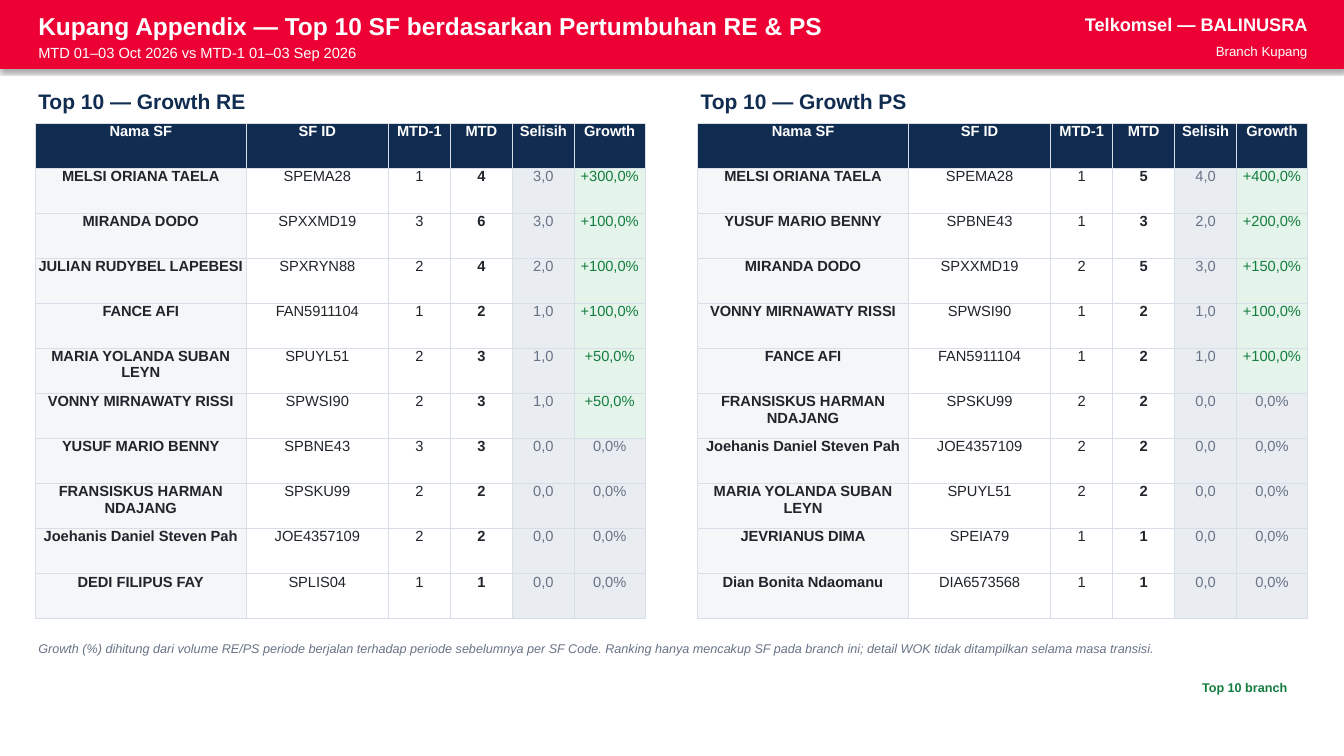
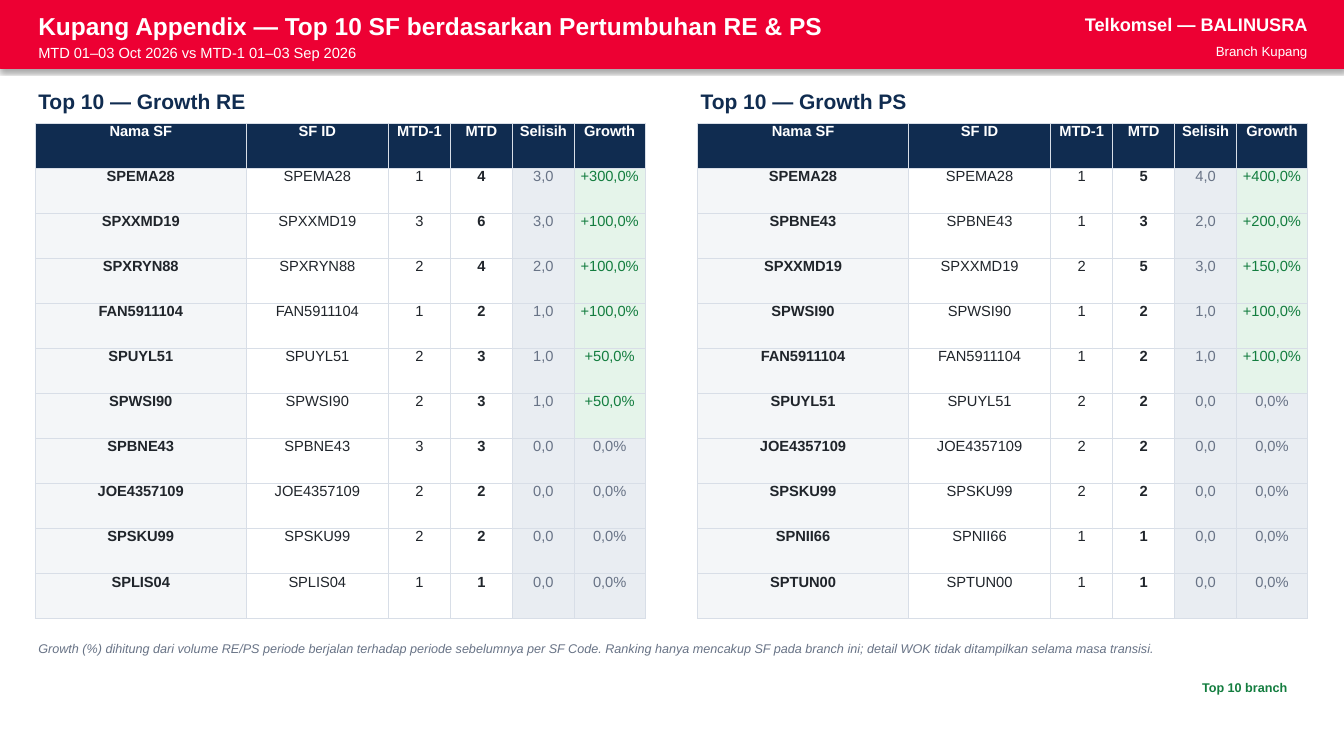
Before and after one commit to linktreehhbalnus-eng/wow_balnus, a slide deck: slide 9 of beta_12wok/reports/BRANCH_KUPANG_PERFORMANCE_SUMMARY_20261003_INARA.pptx. Drawn at 1344x756 pixels with LibreOffice and Linux fonts; fonts in the diff are those of the drawing. Boxes give left, top, right and bottom in pixels: in the first picture for what was removed or moved away, otherwise in the second. Text is boxed around its words. In the diff, an @@ line names an element or a change of style, - is before the commit and + after.

```diff
--- a/beta_12wok/reports/BRANCH_KUPANG_PERFORMANCE_SUMMARY_20261003_INARA.pptx
+++ b/beta_12wok/reports/BRANCH_KUPANG_PERFORMANCE_SUMMARY_20261003_INARA.pptx
@@ table at bbox=[35, 123, 646, 619] @@
-row 2, column 1: MELSI ORIANA TAELA
+row 2, column 1: SPEMA28
-row 3, column 1: MIRANDA DODO
+row 3, column 1: SPXXMD19
-row 4, column 1: JULIAN RUDYBEL LAPEBESI
+row 4, column 1: SPXRYN88
-row 5, column 1: FANCE AFI
+row 5, column 1: FAN5911104
-row 6, column 1: MARIA YOLANDA SUBAN LEYN
+row 6, column 1: SPUYL51
-row 7, column 1: VONNY MIRNAWATY RISSI
+row 7, column 1: SPWSI90
-row 8, column 1: YUSUF MARIO BENNY
+row 8, column 1: SPBNE43
-row 9, column 1: FRANSISKUS HARMAN NDAJANG
+row 9, column 1: JOE4357109
-row 9, column 2: SPSKU99
+row 9, column 2: JOE4357109
-row 10, column 1: Joehanis Daniel Steven Pah
+row 10, column 1: SPSKU99
-row 10, column 2: JOE4357109
+row 10, column 2: SPSKU99
-row 11, column 1: DEDI FILIPUS FAY
+row 11, column 1: SPLIS04
@@ table at bbox=[698, 123, 1309, 619] @@
-row 2, column 1: MELSI ORIANA TAELA
+row 2, column 1: SPEMA28
-row 3, column 1: YUSUF MARIO BENNY
+row 3, column 1: SPBNE43
-row 4, column 1: MIRANDA DODO
+row 4, column 1: SPXXMD19
-row 5, column 1: VONNY MIRNAWATY RISSI
+row 5, column 1: SPWSI90
-row 6, column 1: FANCE AFI
+row 6, column 1: FAN5911104
-row 7, column 1: FRANSISKUS HARMAN NDAJANG
+row 7, column 1: SPUYL51
-row 7, column 2: SPSKU99
+row 7, column 2: SPUYL51
-row 8, column 1: Joehanis Daniel Steven Pah
+row 8, column 1: JOE4357109
-row 9, column 1: MARIA YOLANDA SUBAN LEYN
+row 9, column 1: SPSKU99
-row 9, column 2: SPUYL51
+row 9, column 2: SPSKU99
-row 10, column 1: JEVRIANUS DIMA
+row 10, column 1: SPNII66
-row 10, column 2: SPEIA79
+row 10, column 2: SPNII66
-row 11, column 1: Dian Bonita Ndaomanu
+row 11, column 1: SPTUN00
-row 11, column 2: DIA6573568
+row 11, column 2: SPTUN00
```
Also in this commit, not shown: 5 other slides changed, 12 other files.
